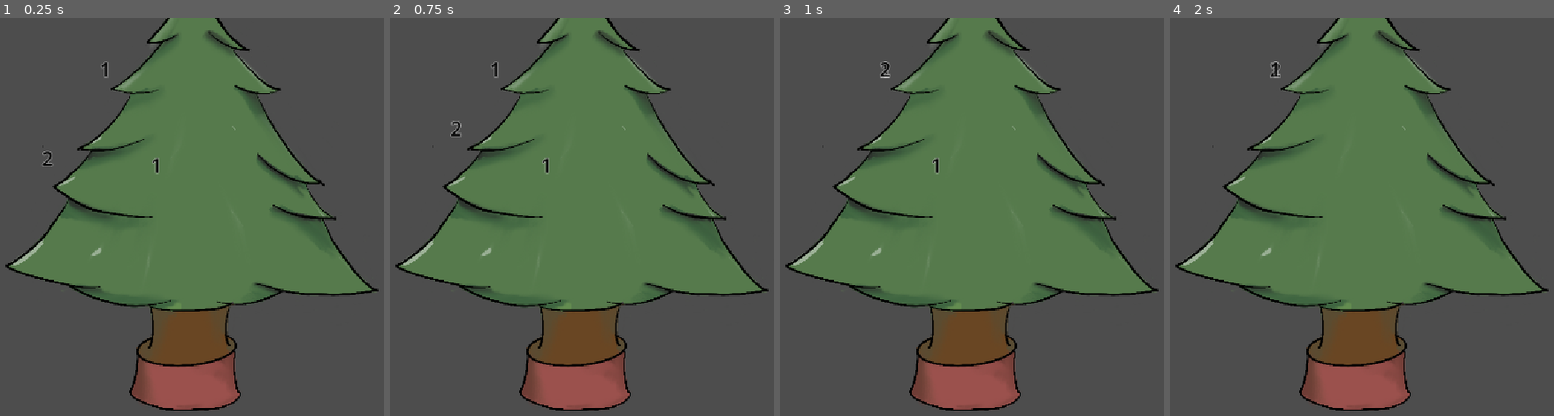
Above: before the commit, frames 1-4 (left to right).
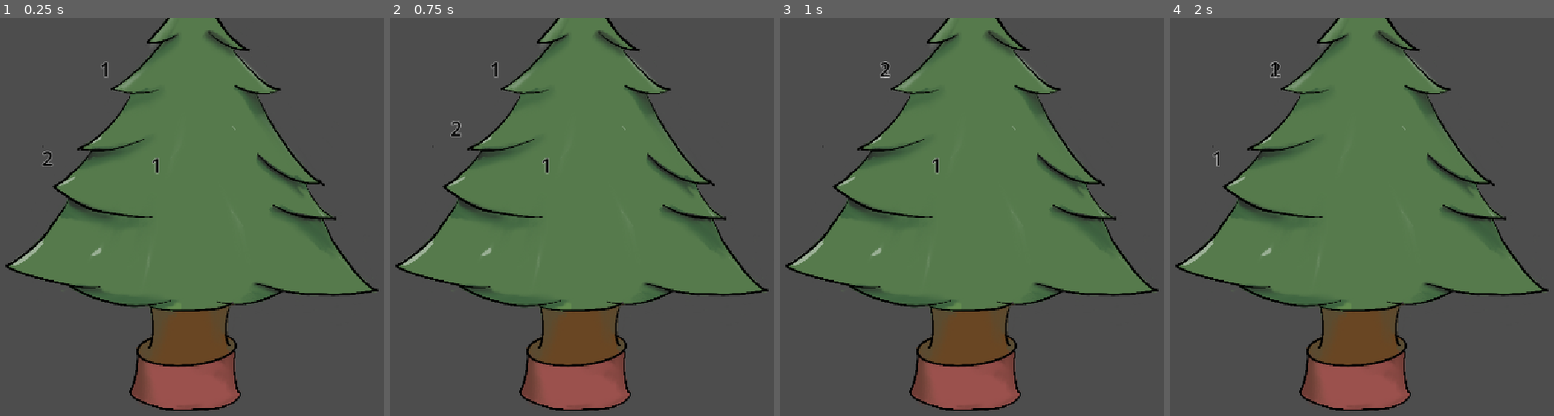
Above: after the commit, the same moments.

Repository: pon12/Heapsort-game
Game: Godot game, scene res://Szenen/main.tscn
Two runs of this game, one before a commit and one after it. Both use one fixed random seed, a clock stepped at 60 frames per second and the inputs below.
Inputs (mouse positions are in pixels of both pictures, inside the frame that each line leads up to):
- Up to frame 1 (0.25 s): no input
- Up to frame 2 (0.75 s): tap Enter at 0.5 s; drag from (436, 157) to (493, 69) at 0.52 s
- Up to frame 3 (1 s): no input
- Up to frame 4 (2 s): tap Space at 1.25 s; drag from (1327, 165) to (1273, 69) at 1.27 s

Frames 1-3 are identical in both runs. In frame 4, less than 0.1% of the frame differs, in the area x 11-29%, y 10-38%.

Commit message:
swap implemented

Diff:
--- a/Heapsort/Scripte/tree_node.gd
+++ b/Heapsort/Scripte/tree_node.gd
@@ -4,15 +4,29 @@
 @onready var marker_2d: Marker2D = $Marker2D
 @onready var label: Label = $Label
 
-@export var snap_distance: float = 70.0
 @export var number: int = 1
 @export var picture: CompressedTexture2D
 @export var Scaling: Vector2 = Vector2(0.017, 0.017)
 
+@export var left_child: Node2D
+@export var right_child: Node2D
 
+var snap_distance: float = 70.0
 var dragging: bool = false
 var drag_offset: Vector2 = Vector2.ZERO
 var rest_position: Vector2 = Vector2.ZERO
+
+
+
+
+func swap(node: Node2D) -> void:
+	var old_pos: Vector2 = self.rest_position
+	self.global_position = node.global_position
+	self.rest_position = global_position
+	###
+	node.get_parent().global_position = old_pos
+	node.get_parent().rest_position = old_pos
+	print(node.get_parent().position)
 
 
 # Called when the node enters the scene tree for the first time.
@@ -65,7 +79,7 @@
 			nearest_slot = slot
 
 	if nearest_slot:
-		global_position = nearest_slot.global_position
-		rest_position = global_position
+		swap(nearest_slot)
+
 	else:
 		global_position = rest_position
